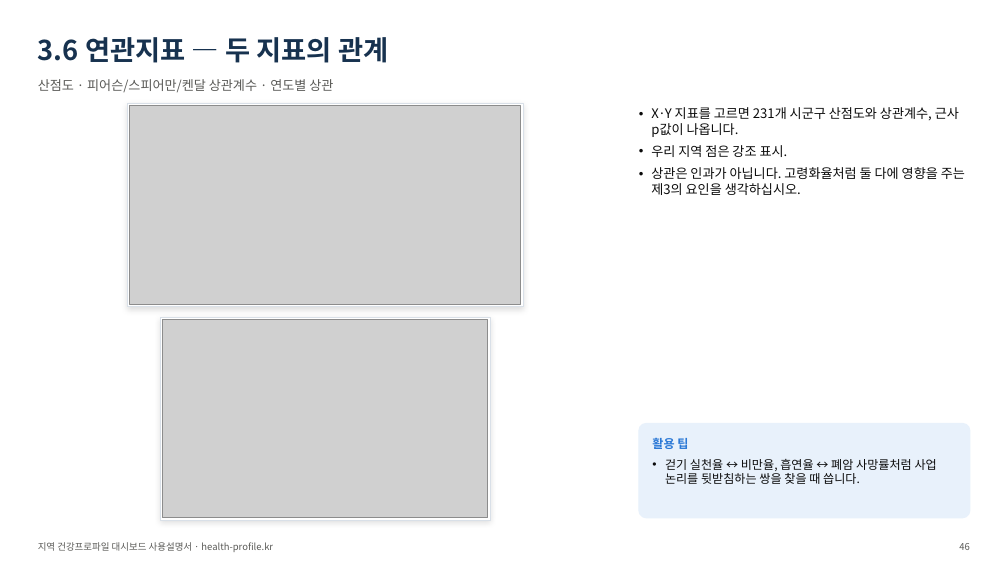
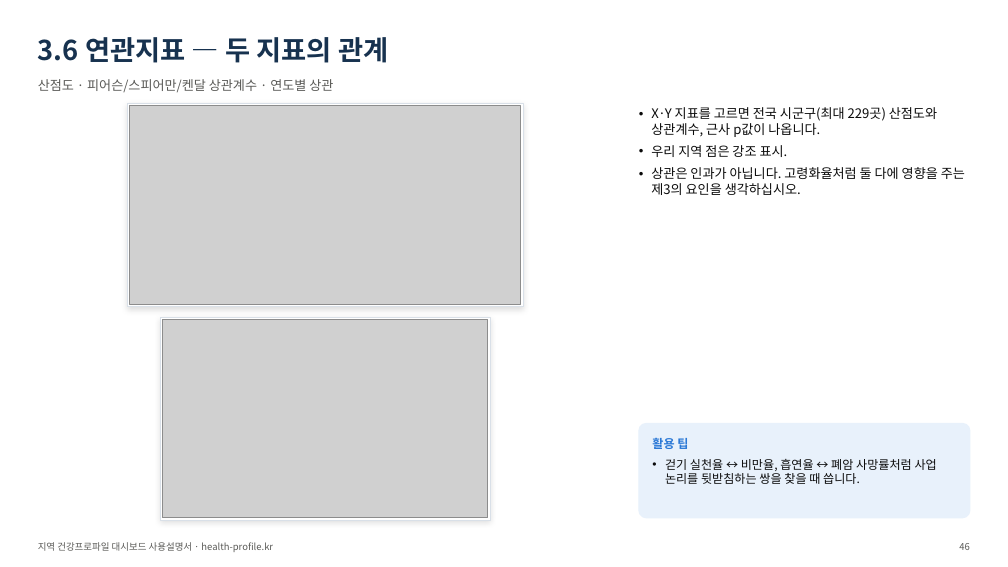
Before and after one commit to soonryu74/soonryu74.github.io, a slide deck: slide 46 of health-dashboard/docs/지역건강프로파일_대시보드_사용설명서_v1.pptx. Drawn at 1008x567 pixels with LibreOffice and Linux fonts; fonts in the diff are those of the drawing; grey boxes stand for pictures. Boxes give left, top, right and bottom in pixels: in the first picture for what was removed or moved away, otherwise in the second. Text is boxed around its words. In the diff, an @@ line names an element or a change of style, - is before the commit and + after.

```diff
--- a/health-dashboard/docs/지역건강프로파일_대시보드_사용설명서_v1.pptx
+++ b/health-dashboard/docs/지역건강프로파일_대시보드_사용설명서_v1.pptx
@@ text at (651, 107, 937, 137): text changed @@
-• X·Y 지표를 고르면 231개 시군구 산점도와 상관계수, 근사 p값이 나옵니다.
+• X·Y 지표를 고르면 전국 시군구(최대 229곳) 산점도와 상관계수, 근사 p값이 나옵니다.
```
Also in this commit, not shown: 12 other slides changed, 52 other files.
